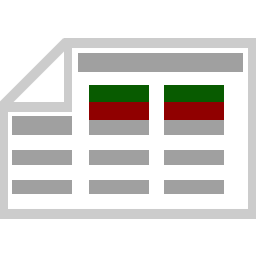
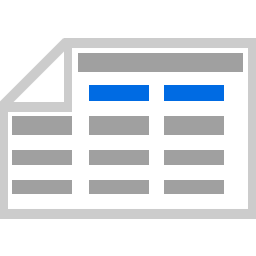
Layer changes from the first 256 × 256 image to the second:
painted on "Main #1" over [89, 85, 224, 120]
painted on "Main #3" over [89, 101, 224, 116]
